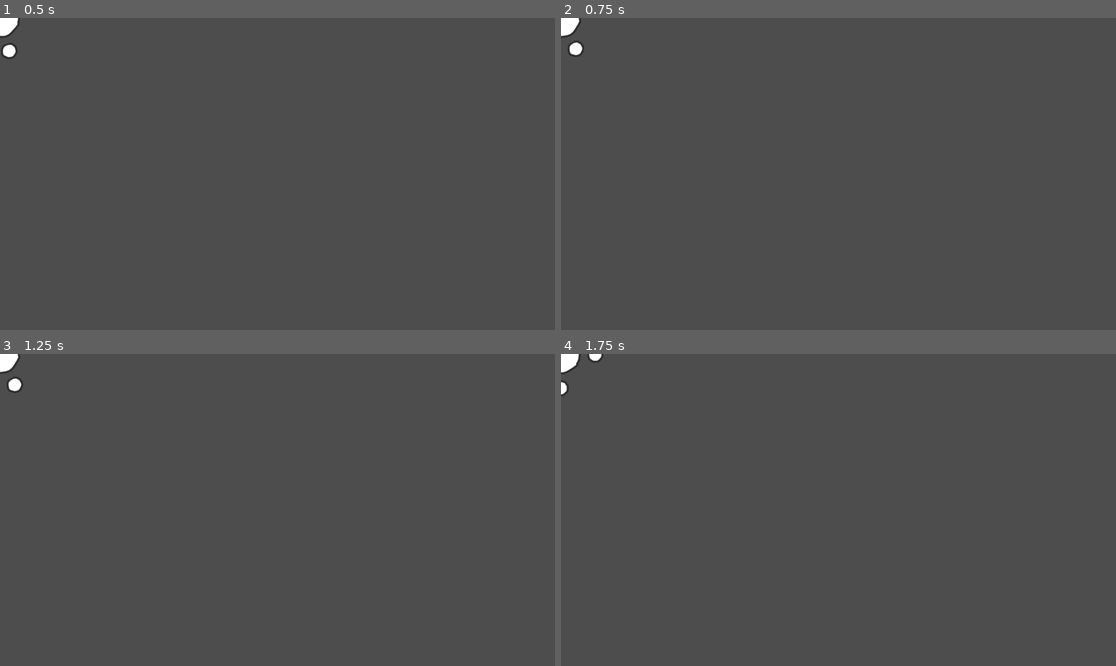
Above: before the commit, frames 1-4 (two rows, left to right).
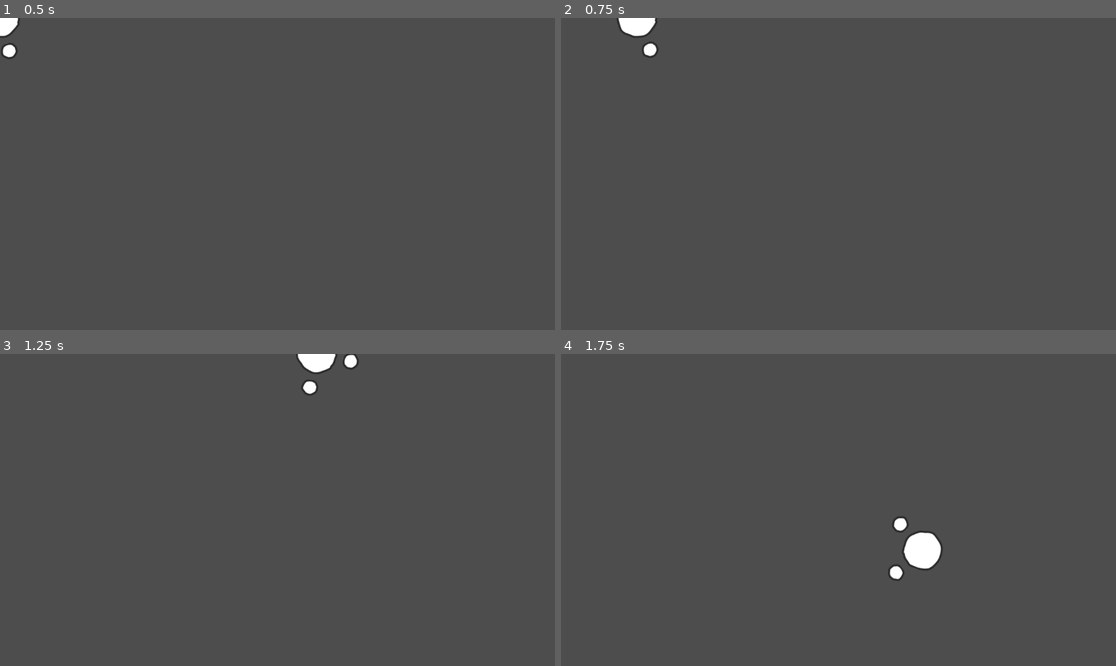
Above: after the commit, the same moments.

Repository: Josephblt/alchromist
Game: Godot game, scene res://scenes/character/player.tscn
Two runs of this game, one before a commit and one after it. Both use one fixed random seed, a clock stepped at 60 frames per second and the inputs below. The project has no main scene, so this scene is started directly.
Inputs (mouse positions are in pixels of both pictures, inside the frame that each line leads up to):
- Up to frame 1 (0.5 s): no input
- Up to frame 2 (0.75 s): tap Enter at 0.5 s; move the mouse to (960, 158) at 0.52 s; press the mouse at (960, 158) at 0.53 s; hold Right (Move Right, bound only after the commit) from 0.53 s (still down)
- Up to frame 3 (1.25 s): keep holding Right (Move Right, bound only after the commit); right-click (399, 494) at 0.8 s
- Up to frame 4 (1.75 s): move the mouse to (727, 525) at 1.27 s; release Right (Move Right, bound only after the commit) at 1.28 s; release the mouse at (727, 525) at 1.28 s; hold Down (Move Down, bound only after the commit) from 1.28 s (still down); right-click (727, 525) at 1.35 s; click (727, 525) at 1.55 s

Frame 1 is identical in both runs. In frame 2, 0.7% of the frame differs, in the area x 0-18%, y 0-13%; in frame 3, 0.9%; in frame 4, 1.2%, in the area x 0-69%, y 0-73%.

Commit message:
Added input commands to project.

Diff:
--- a/project.godot
+++ b/project.godot
@@ -12,3 +12,61 @@
 
 config/name="Alchromist"
 config/features=PackedStringArray("4.4", "Forward Plus")
+
+[input]
+
+"Aim Left"={
+"deadzone": 0.2,
+"events": []
+}
+"Aim Right"={
+"deadzone": 0.2,
+"events": []
+}
+"Aim Up"={
+"deadzone": 0.2,
+"events": []
+}
+"Aim Down"={
+"deadzone": 0.2,
+"events": []
+}
+"Move Left"={
+"deadzone": 0.2,
+"events": [Object(InputEventKey,"resource_local_to_scene":false,"resource_name":"","device":-1,"window_id":0,"alt_pressed":false,"shift_pressed":false,"ctrl_pressed":false,"meta_pressed":false,"pressed":false,"keycode":0,"physical_keycode":4194319,"key_label":0,"unicode":0,"location":0,"echo":false,"script":null)
+, Object(InputEventKey,"resource_local_to_scene":false,"resource_name":"","device":-1,"window_id":0,"alt_pressed":false,"shift_pressed":false,"ctrl_pressed":false,"meta_pressed":false,"pressed":false,"keycode":0,"physical_keycode":65,"key_label":0,"unicode":97,"location":0,"echo":false,"script":null)
+]
+}
+"Move Right"={
+"deadzone": 0.2,
+"events": [Object(InputEventKey,"resource_local_to_scene":false,"resource_name":"","device":-1,"window_id":0,"alt_pressed":false,"shift_pressed":false,"ctrl_pressed":false,"meta_pressed":false,"pressed":false,"keycode":0,"physical_keycode":4194321,"key_label":0,"unicode":0,"location":0,"echo":false,"script":null)
+, Object(InputEventKey,"resource_local_to_scene":false,"resource_name":"","device":-1,"window_id":0,"alt_pressed":false,"shift_pressed":false,"ctrl_pressed":false,"meta_pressed":false,"pressed":false,"keycode":0,"physical_keycode":68,"key_label":0,"unicode":100,"location":0,"echo":false,"script":null)
+]
+}
+"Move Up"={
+"deadzone": 0.2,
+"events": [Object(InputEventKey,"resource_local_to_scene":false,"resource_name":"","device":-1,"window_id":0,"alt_pressed":false,"shift_pressed":false,"ctrl_pressed":false,"meta_pressed":false,"pressed":false,"keycode":0,"physical_keycode":4194320,"key_label":0,"unicode":0,"location":0,"echo":false,"script":null)
+, Object(InputEventKey,"resource_local_to_scene":false,"resource_name":"","device":-1,"window_id":0,"alt_pressed":false,"shift_pressed":false,"ctrl_pressed":false,"meta_pressed":false,"pressed":false,"keycode":0,"physical_keycode":87,"key_label":0,"unicode":119,"location":0,"echo":false,"script":null)
+]
+}
+"Move Down"={
+"deadzone": 0.2,
+"events": [Object(InputEventKey,"resource_local_to_scene":false,"resource_name":"","device":-1,"window_id":0,"alt_pressed":false,"shift_pressed":false,"ctrl_pressed":false,"meta_pressed":false,"pressed":false,"keycode":0,"physical_keycode":4194322,"key_label":0,"unicode":0,"location":0,"echo":false,"script":null)
+, Object(InputEventKey,"resource_local_to_scene":false,"resource_name":"","device":-1,"window_id":0,"alt_pressed":false,"shift_pressed":false,"ctrl_pressed":false,"meta_pressed":false,"pressed":false,"keycode":0,"physical_keycode":83,"key_label":0,"unicode":115,"location":0,"echo":false,"script":null)
+]
+}
+"Left Action"={
+"deadzone": 0.2,
+"events": [Object(InputEventMouseButton,"resource_local_to_scene":false,"resource_name":"","device":-1,"window_id":0,"alt_pressed":false,"shift_pressed":false,"ctrl_pressed":false,"meta_pressed":false,"button_mask":1,"position":Vector2(324, 23),"global_position":Vector2(333, 71),"factor":1.0,"button_index":1,"canceled":false,"pressed":true,"double_click":false,"script":null)
+]
+}
+"Right Action"={
+"deadzone": 0.2,
+"events": [Object(InputEventMouseButton,"resource_local_to_scene":false,"resource_name":"","device":-1,"window_id":0,"alt_pressed":false,"shift_pressed":false,"ctrl_pressed":false,"meta_pressed":false,"button_mask":2,"position":Vector2(225, 14),"global_position":Vector2(234, 62),"factor":1.0,"button_index":2,"canceled":false,"pressed":true,"double_click":false,"script":null)
+]
+}
+"Drop Action"={
+"deadzone": 0.2,
+"events": [Object(InputEventKey,"resource_local_to_scene":false,"resource_name":"","device":-1,"window_id":0,"alt_pressed":false,"shift_pressed":false,"ctrl_pressed":false,"meta_pressed":false,"pressed":false,"keycode":0,"physical_keycode":4194325,"key_label":0,"unicode":0,"location":0,"echo":false,"script":null)
+]
+}
--- a/scenes/character/character.tscn
+++ b/scenes/character/character.tscn
@@ -69,6 +69,7 @@
 modifications/1 = SubResource("SkeletonModification2DCCDIK_l884r")
 
 [node name="Character" type="CharacterBody2D"]
+motion_mode = 1
 script = ExtResource("1_6nn2t")
 bodies = Array[Texture2D]([ExtResource("2_q52vl"), ExtResource("3_l884r"), ExtResource("4_0rlhq"), ExtResource("5_oe6dy")])
 hands = Array[Texture2D]([ExtResource("6_cuvpk"), ExtResource("7_rvcjf"), ExtResource("8_1pheb"), ExtResource("9_h1xxs")])
--- a/scripts/character/player.gd
+++ b/scripts/character/player.gd
@@ -44,8 +44,8 @@
 
 
 func _handle_l_hand_input() -> void:
-	l_hand_attacking = Input.is_action_pressed("Left Hand")
+	l_hand_attacking = Input.is_action_pressed("Left Action")
 
 
 func _handle_r_hand_input() -> void:
-	r_hand_attacking = Input.is_action_pressed("Right Hand")
+	r_hand_attacking = Input.is_action_pressed("Right Action")
